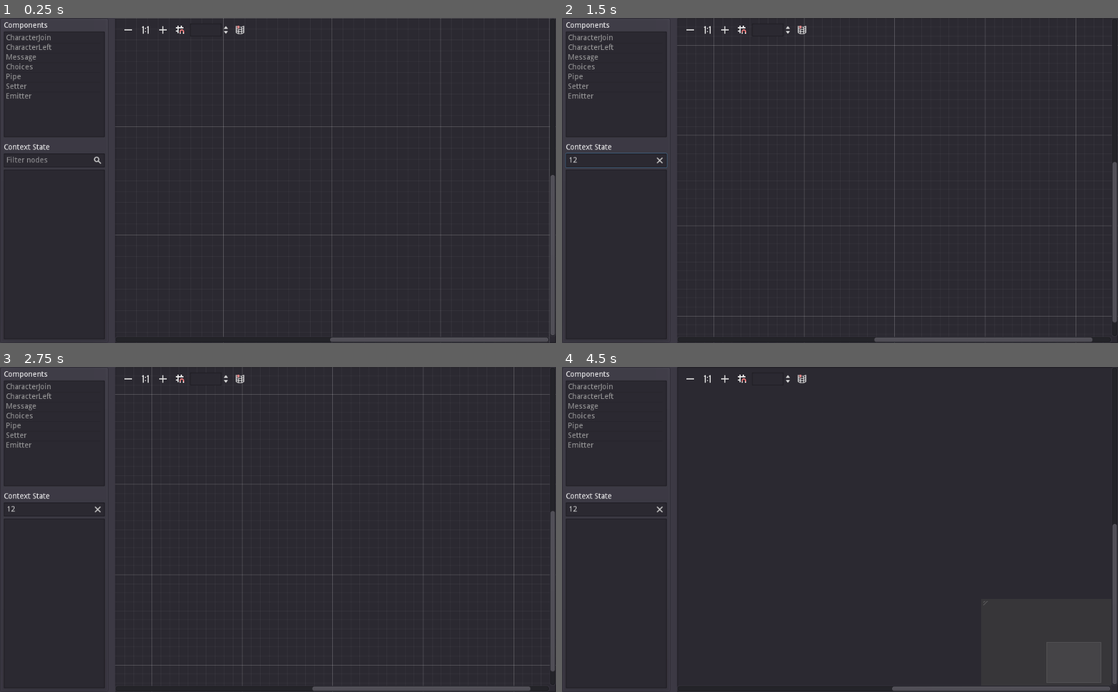
Above: before the commit, frames 1-4 (two rows, left to right).
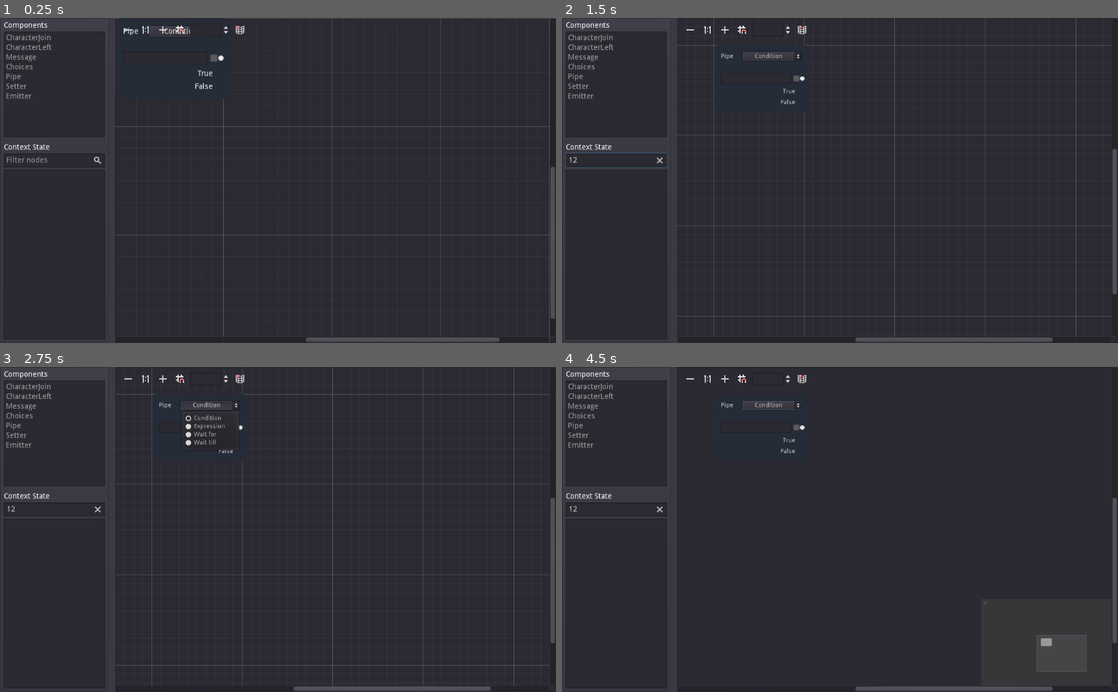
Above: after the commit, the same moments.

Repository: CTRLRLTY/Kata-kata
Game: Godot game, scene res://Scenes/DialogueEditor.tscn
Two runs of this game, one before a commit and one after it. Both use one fixed random seed, a clock stepped at 60 frames per second and the inputs below.
Inputs (mouse positions are in pixels of both pictures, inside the frame that each line leads up to):
- Up to frame 1 (0.25 s): no input
- Up to frame 2 (1.5 s): click (617, 161) at 0.52 s; type "12" at 0.6 s; click (689, 31) at 1.25 s
- Up to frame 3 (2.75 s): click (211, 406) at 2 s, where only the run after the commit has a clickable "Condition"
- Up to frame 4 (4.5 s): click (723, 380) at 2.75 s; click (739, 380) at 3.5 s; click (801, 380) at 4.25 s

The runs differ from the first frame. In frame 1, 0.5% of the frame differs, in the area x 21-100%, y 0-100%; in frame 2, 0.4%; in frame 3, 0.6%; in frame 4, 0.7%, in the area x 28-100%, y 10-100%.

Commit message:
Added Script to PortRect.tscn
GraphNode port can be controlled using PortRect. Still clunky, will need
to be fixed when EventBus is implemented

Diff:
--- a/Scenes/Components/Attachments/ExpressionSection.tscn
+++ b/Scenes/Components/Attachments/ExpressionSection.tscn
@@ -1,6 +1,6 @@
 [gd_scene load_steps=2 format=2]
 
-[ext_resource path="res://Scenes/Components/Attachments/PortReferenceRect.tscn" type="PackedScene" id=1]
+[ext_resource path="res://Scenes/Components/Attachments/PortRect.tscn" type="PackedScene" id=1]
 
 [node name="ExpressionSection" type="HBoxContainer"]
 margin_left = 15.0
--- a/Scenes/Components/Attachments/FalseSection.tscn
+++ b/Scenes/Components/Attachments/FalseSection.tscn
@@ -1,6 +1,6 @@
 [gd_scene load_steps=2 format=2]
 
-[ext_resource path="res://Scenes/Components/Attachments/PortReferenceRect.tscn" type="PackedScene" id=1]
+[ext_resource path="res://Scenes/Components/Attachments/PortRect.tscn" type="PackedScene" id=1]
 
 [node name="FalseSection" type="HBoxContainer"]
 margin_left = 15.0
--- /dev/null
+++ b/Scenes/Components/Attachments/PortRect.gd
@@ -0,0 +1,86 @@
+tool
+
+extends ReferenceRect
+
+enum PortType {
+	UNIVERSAL,
+	ACTION,
+	FLOW,
+}
+
+enum ConnectorType {
+	NONE,
+	INPUT,
+	OUTPUT,
+}
+
+export(PortType) var port_type := 0 setget set_port_type
+export(ConnectorType) var connector_type := 0 setget set_connector_type
+
+func _enter_tree() -> void:
+	if get_tree().edited_scene_root == self:
+		return
+
+	_update_port()
+
+
+func get_graph_owner() -> GraphNode:
+	var parent := get_parent()
+	assert(parent, "PortRect can't be a direct child of GraphNode")
+	var grand_parent := parent.get_parent()
+	assert(grand_parent is GraphNode, "PortRect has to be a grandchild of GraphNode")
+
+	return grand_parent as GraphNode
+
+func get_slot() -> int:
+	var parent := get_parent()
+	assert(parent, "PortRect can't be a direct child of GraphNode")
+
+	return parent.get_position_in_parent()
+
+func set_port_type(type : int) -> void:
+	port_type = type
+	_update_port()
+
+func set_connector_type(type : int) -> void:
+	connector_type = type
+	_update_port()
+
+
+func _update_port() -> void:
+	if not is_inside_tree():
+		return
+
+	var gn := get_graph_owner()
+
+	if not gn:
+		return
+
+	var slot := get_slot()
+	var input_enable := false
+	var output_enable := false
+
+	match connector_type:
+		ConnectorType.INPUT:
+			if gn.is_slot_enabled_left(slot):
+				set_connector_type(0)
+				return
+
+			input_enable = true
+			output_enable = gn.is_slot_enabled_right(slot)
+		ConnectorType.OUTPUT:
+			if gn.is_slot_enabled_right(slot):
+				set_connector_type(0)
+				return
+
+			input_enable = gn.is_slot_enabled_left(slot)
+			output_enable = true
+
+	gn.set_slot(slot,
+		input_enable, port_type, Color(1, 1, 1),
+		output_enable, port_type, Color(1, 1, 1))
+
+	# Clear up previous port from the editor.
+	gn.hide()
+	yield(get_tree(), "idle_frame")
+	gn.show()
--- /dev/null
+++ b/Scenes/Components/Attachments/PortRect.tscn
@@ -0,0 +1,12 @@
+[gd_scene load_steps=2 format=2]
+
+[ext_resource path="res://Scenes/Components/Attachments/PortRect.gd" type="Script" id=1]
+
+[node name="PortRect" type="ReferenceRect"]
+margin_right = 10.0
+margin_bottom = 24.0
+rect_min_size = Vector2( 10, 0 )
+script = ExtResource( 1 )
+__meta__ = {
+"_edit_use_anchors_": false
+}
--- a/Scenes/Components/Attachments/PortReferenceRect.tscn
+++ /dev/null
@@ -1,6 +0,0 @@
-[gd_scene format=2]
-
-[node name="InPortRef" type="ReferenceRect"]
-margin_right = 10.0
-margin_bottom = 24.0
-rect_min_size = Vector2( 10, 0 )
--- a/Scenes/Components/Attachments/SignalEditSection.tscn
+++ b/Scenes/Components/Attachments/SignalEditSection.tscn
@@ -1,6 +1,6 @@
 [gd_scene load_steps=2 format=2]
 
-[ext_resource path="res://Scenes/Components/Attachments/PortReferenceRect.tscn" type="PackedScene" id=1]
+[ext_resource path="res://Scenes/Components/Attachments/PortRect.tscn" type="PackedScene" id=1]
 
 [node name="SignalSection" type="HBoxContainer"]
 margin_left = 15.0
--- a/Scenes/Components/Attachments/TrueSection.tscn
+++ b/Scenes/Components/Attachments/TrueSection.tscn
@@ -1,6 +1,6 @@
 [gd_scene load_steps=2 format=2]
 
-[ext_resource path="res://Scenes/Components/Attachments/PortReferenceRect.tscn" type="PackedScene" id=1]
+[ext_resource path="res://Scenes/Components/Attachments/PortRect.tscn" type="PackedScene" id=1]
 
 [node name="TrueSection" type="HBoxContainer"]
 margin_left = 15.0
--- a/Scenes/Components/Attachments/WaitSection.tscn
+++ b/Scenes/Components/Attachments/WaitSection.tscn
@@ -1,6 +1,6 @@
 [gd_scene load_steps=2 format=2]
 
-[ext_resource path="res://Scenes/Components/Attachments/PortReferenceRect.tscn" type="PackedScene" id=1]
+[ext_resource path="res://Scenes/Components/Attachments/PortRect.tscn" type="PackedScene" id=1]
 
 [node name="WaitSection" type="HBoxContainer"]
 margin_left = 15.0
--- a/Scenes/Components/PipeNode.gd
+++ b/Scenes/Components/PipeNode.gd
@@ -46,6 +46,7 @@
 
 	add_child(attachment.instance())
 
+
 func _clear_attachment() -> void:
 	var attachments := get_children()
 	attachments.pop_front() # Exclude Header
--- a/Scenes/DialogueEditor.tscn
+++ b/Scenes/DialogueEditor.tscn
@@ -1,9 +1,11 @@
-[gd_scene load_steps=10 format=2]
+[gd_scene load_steps=12 format=2]
 
 [ext_resource path="res://Assets/Icons/Search.png" type="Texture" id=1]
 [ext_resource path="res://Scenes/NodeSelection.gd" type="Script" id=2]
 [ext_resource path="res://Scenes/DialogueGraph.gd" type="Script" id=3]
 [ext_resource path="res://Scenes/DialogueEditor.gd" type="Script" id=4]
+[ext_resource path="res://Scenes/Components/Attachments/PortRect.tscn" type="PackedScene" id=5]
+[ext_resource path="res://Scenes/Components/PipeNode.tscn" type="PackedScene" id=6]
 
 [sub_resource type="StyleBoxFlat" id=1]
 bg_color = Color( 0.239216, 0.227451, 0.270588, 1 )
@@ -133,3 +135,57 @@
 theme = SubResource( 5 )
 minimap_enabled = false
 script = ExtResource( 3 )
+
+[node name="Pipe" parent="HSplitContainer/GraphEdit" instance=ExtResource( 6 )]
+margin_left = 0.0
+margin_right = 209.0
+margin_bottom = 101.0
+slot/1/left_enabled = true
+slot/1/left_type = 0
+slot/1/left_color = Color( 1, 1, 1, 1 )
+slot/1/right_enabled = true
+slot/1/right_type = 0
+slot/1/right_color = Color( 1, 1, 1, 1 )
+
+[node name="WaitSection" type="HBoxContainer" parent="HSplitContainer/GraphEdit/Pipe"]
+margin_left = 15.0
+margin_top = 62.0
+margin_right = 194.0
+margin_bottom = 86.0
+mouse_filter = 2
+size_flags_horizontal = 3
+size_flags_vertical = 0
+custom_constants/separation = 0
+__meta__ = {
+"_edit_use_anchors_": false
+}
+
+[node name="InPortRef" parent="HSplitContainer/GraphEdit/Pipe/WaitSection" instance=ExtResource( 5 )]
+connector_type = 1
+
+[node name="Label" type="LineEdit" parent="HSplitContainer/GraphEdit/Pipe/WaitSection"]
+margin_left = 10.0
+margin_right = 104.0
+margin_bottom = 24.0
+size_flags_horizontal = 3
+
+[node name="VSeparator" type="VSeparator" parent="HSplitContainer/GraphEdit/Pipe/WaitSection"]
+margin_left = 104.0
+margin_right = 109.0
+margin_bottom = 24.0
+custom_constants/separation = 5
+__meta__ = {
+"_edit_use_anchors_": false
+}
+
+[node name="OptionButton" type="OptionButton" parent="HSplitContainer/GraphEdit/Pipe/WaitSection"]
+margin_left = 109.0
+margin_right = 169.0
+margin_bottom = 24.0
+rect_min_size = Vector2( 60, 24 )
+size_flags_horizontal = 8
+
+[node name="OutPortRef" parent="HSplitContainer/GraphEdit/Pipe/WaitSection" instance=ExtResource( 5 )]
+margin_left = 169.0
+margin_right = 179.0
+connector_type = 2
